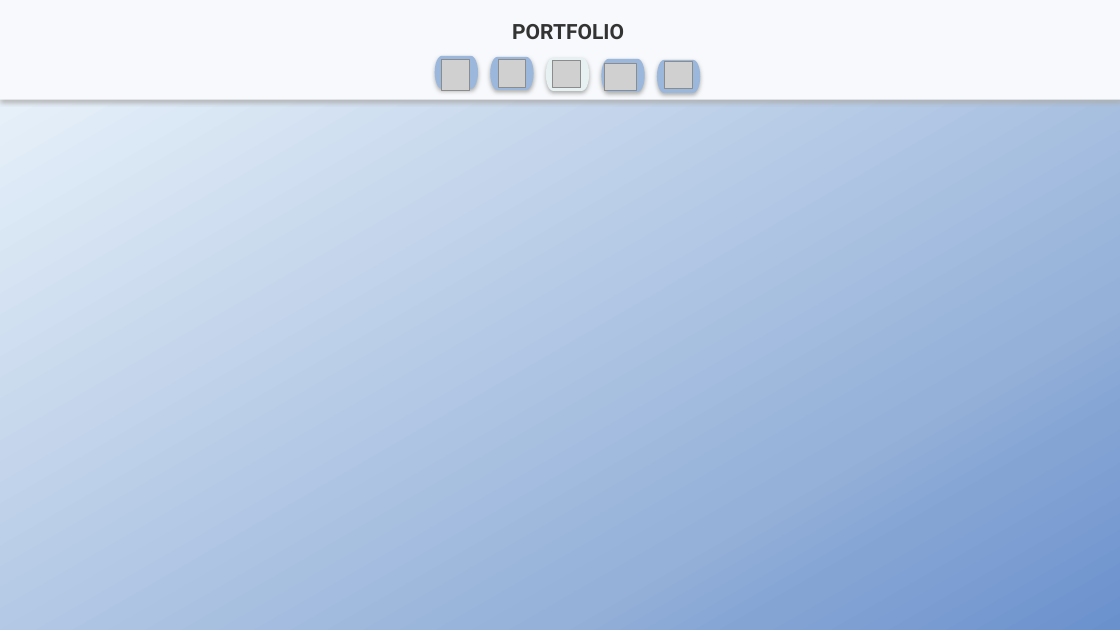
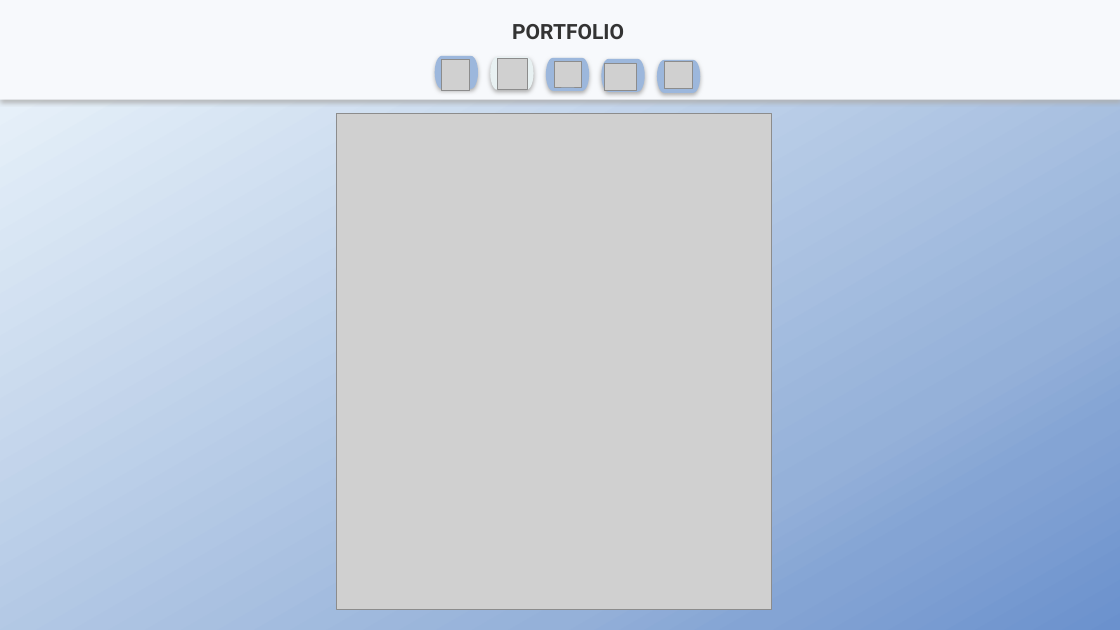
Before and after one commit to junhyuk000/portfolio, a slide deck: slide 5 of portfolio_신준혁.pptx (slide 4 before the commit). Drawn at 1120x630 pixels with LibreOffice and Linux fonts; fonts in the diff are those of the drawing; grey boxes stand for pictures. Boxes give left, top, right and bottom in pixels: in the first picture for what was removed or moved away, otherwise in the second. Text is boxed around its words. In the diff, an @@ line names an element or a change of style, - is before the commit and + after.

```diff
--- a/portfolio_신준혁.pptx
+++ b/portfolio_신준혁.pptx
@@ pill shape at [491,57,534,90]: fill #9CB7DC to #E8F1F2 @@
@@ pill shape at [546,58,590,91]: fill #E8F1F2 to #9CB7DC @@
@@ picture added at [337,113,772,609] @@
```
Also in this commit, not shown: 2 other slides changed, 5 slides added, 3 slides removed.
